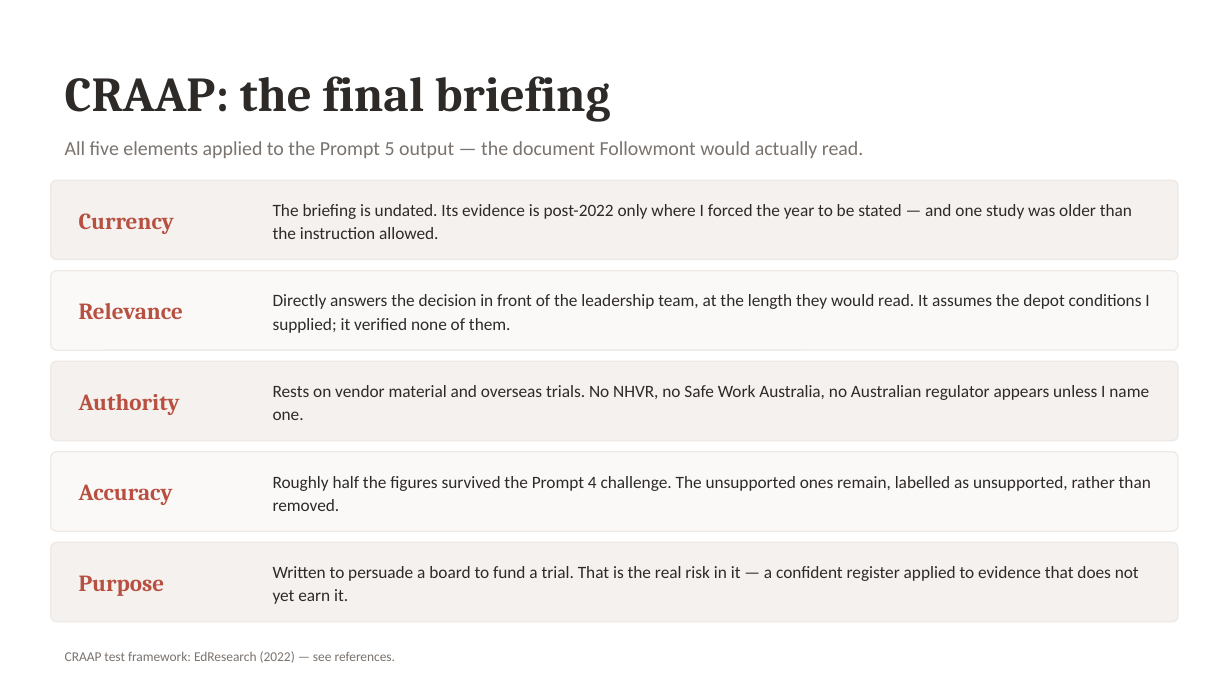
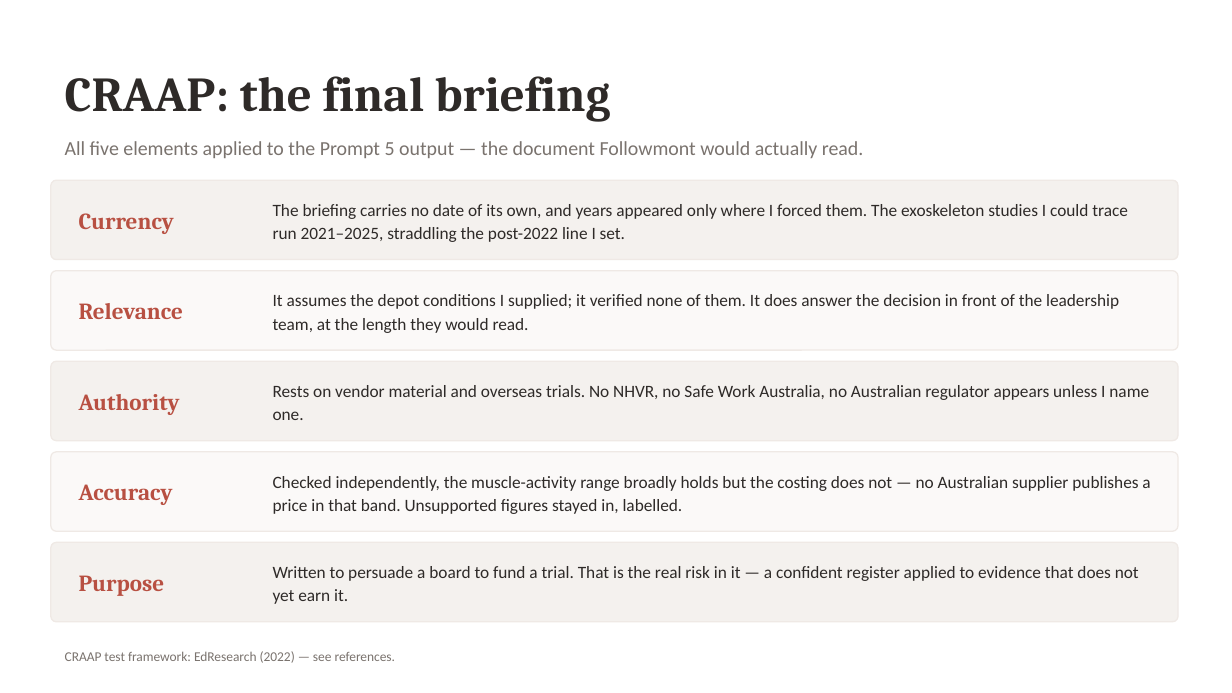
Before and after one commit to danielfrancogomez-wq/My-computer-claude-code, a slide deck: slide 11 of Followmont-Prompt-Chain.pptx. Drawn at 1232x693 pixels with LibreOffice and Linux fonts; fonts in the diff are those of the drawing. Boxes give left, top, right and bottom in pixels: in the first picture for what was removed or moved away, otherwise in the second. Text is boxed around its words. In the diff, an @@ line names an element or a change of style, - is before the commit and + after.

```diff
--- a/Followmont-Prompt-Chain.pptx
+++ b/Followmont-Prompt-Chain.pptx
@@ text at box(273, 204, 1128, 242): text changed @@
-The briefing is undated. Its evidence is post-2022 only where I forced the year to be stated — and one study was older than the instruction allowed.
+The briefing carries no date of its own, and years appeared only where I forced them. The exoskeleton studies I could trace run 2021–2025, straddling the post-2022 line I set.
@@ text at box(273, 294, 1119, 333): text changed @@
-Directly answers the decision in front of the leadership team, at the length they would read. It assumes the depot conditions I supplied; it verified none of them.
+It assumes the depot conditions I supplied; it verified none of them. It does answer the decision in front of the leadership team, at the length they would read.
@@ text at box(273, 476, 1150, 514): text changed @@
-Roughly half the figures survived the Prompt 4 challenge. The unsupported ones remain, labelled as unsupported, rather than removed.
+Checked independently, the muscle-activity range broadly holds but the costing does not — no Australian supplier publishes a price in that band. Unsupported figures stayed in, labelled.
```
Also in this commit, not shown: 7 other slides changed, 1 other file.
